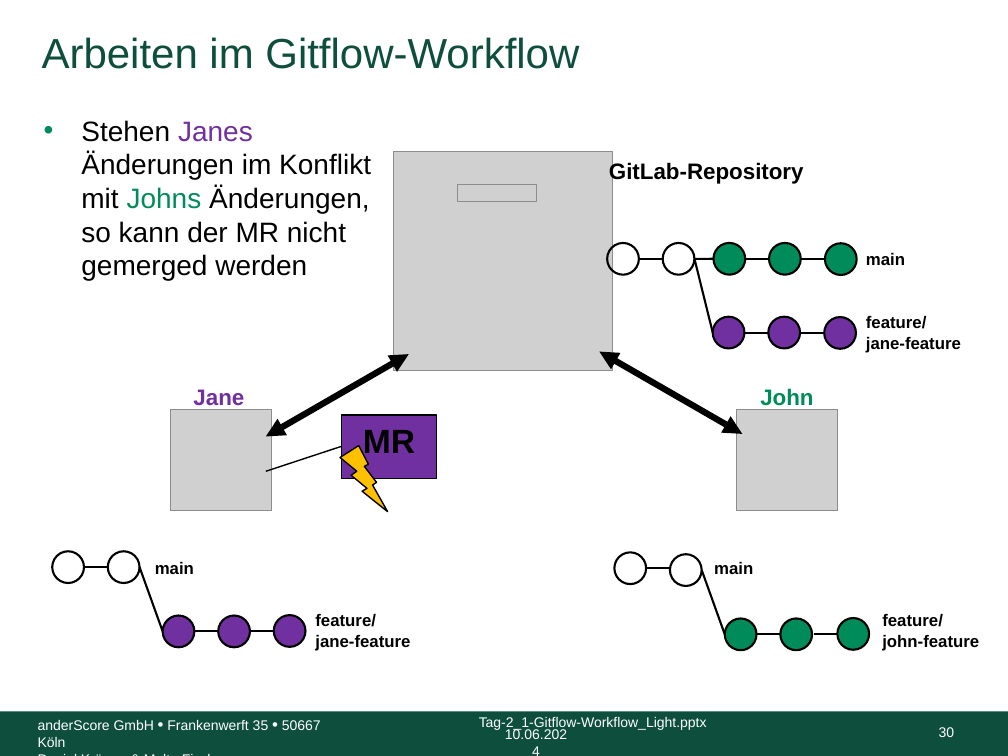
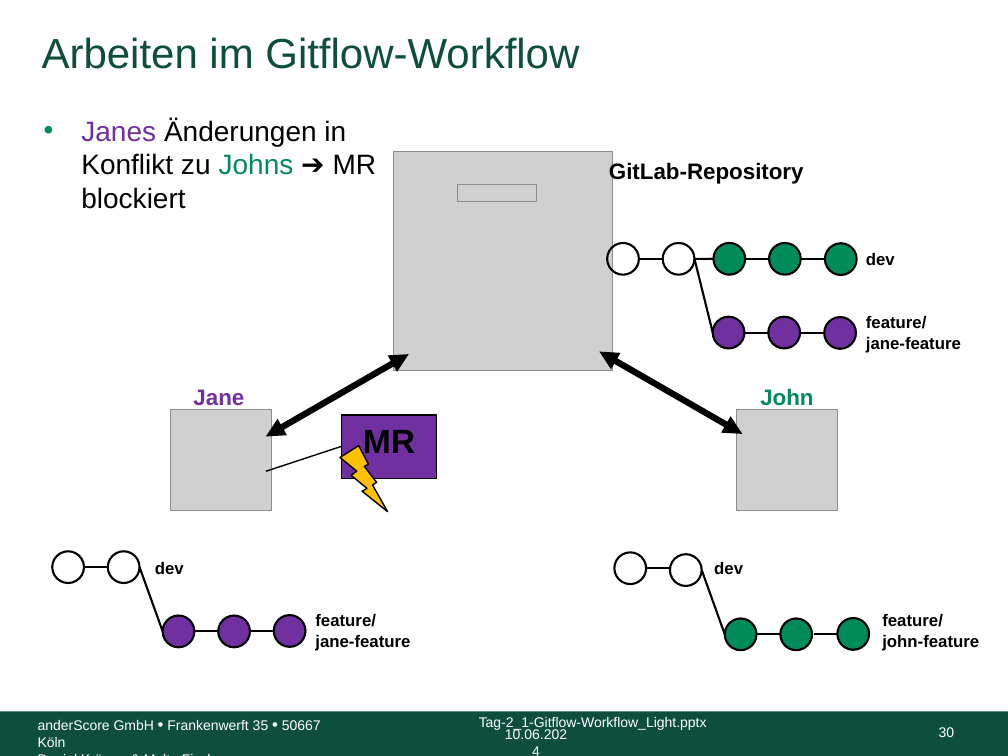
Before and after one commit to anderscore-gmbh/gitlab, a slide deck: slide 30 of slides/Tag-2_1-Gitflow-Workflow_Light.pptx. Drawn at 1008x756 pixels with LibreOffice and Linux fonts; fonts in the diff are those of the drawing; grey boxes stand for pictures; background and template pictures are left out. Boxes give left, top, right and bottom in pixels: in the first picture for what was removed or moved away, otherwise in the second. Text is boxed around its words. In the diff, an @@ line names an element or a change of style, - is before the commit and + after.

```diff
--- a/slides/Tag-2_1-Gitflow-Workflow_Light.pptx
+++ b/slides/Tag-2_1-Gitflow-Workflow_Light.pptx
@@ text at [81, 119, 377, 209]: text changed @@
-• Stehen Janes Änderungen im Konflikt mit Johns Änderungen, so kann der MR nicht gemerged werden
+• Janes Änderungen in Konflikt zu Johns ➔ MR blockiert
@@ text at [866, 253, 895, 265]: text changed @@
-main
+dev
@@ text at [155, 562, 184, 574]: text changed @@
-main
+dev
@@ text at [714, 562, 743, 574]: text changed @@
-main
+dev
```
Also in this commit, not shown: 17 other slides changed, 3 other files.
